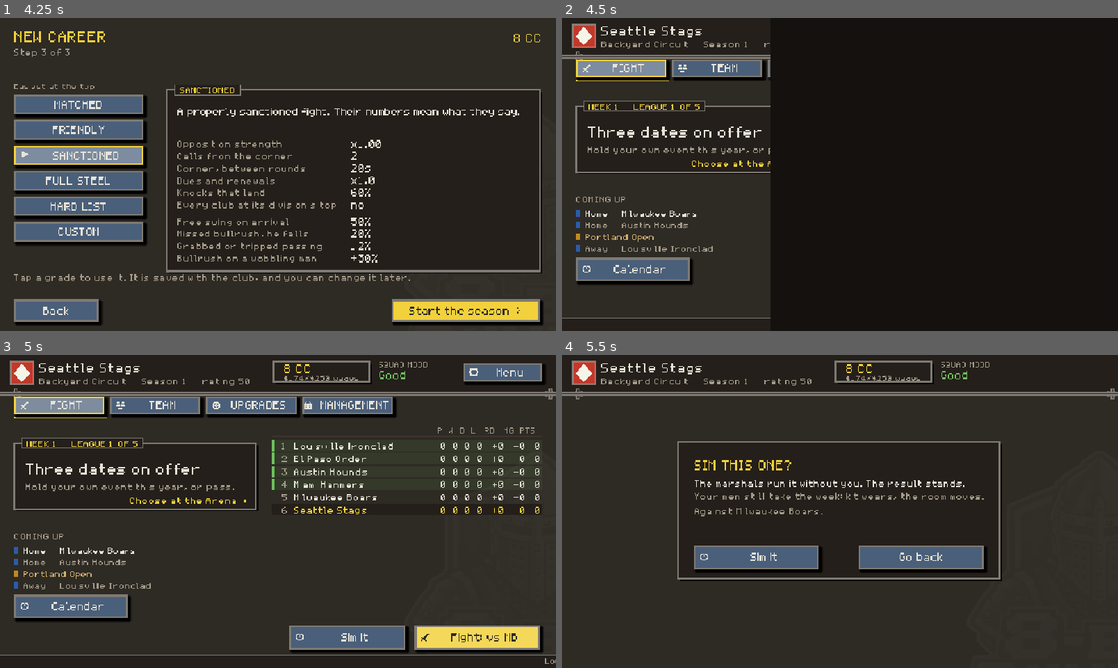
Above: before the commit, frames 1-4 (two rows, left to right).
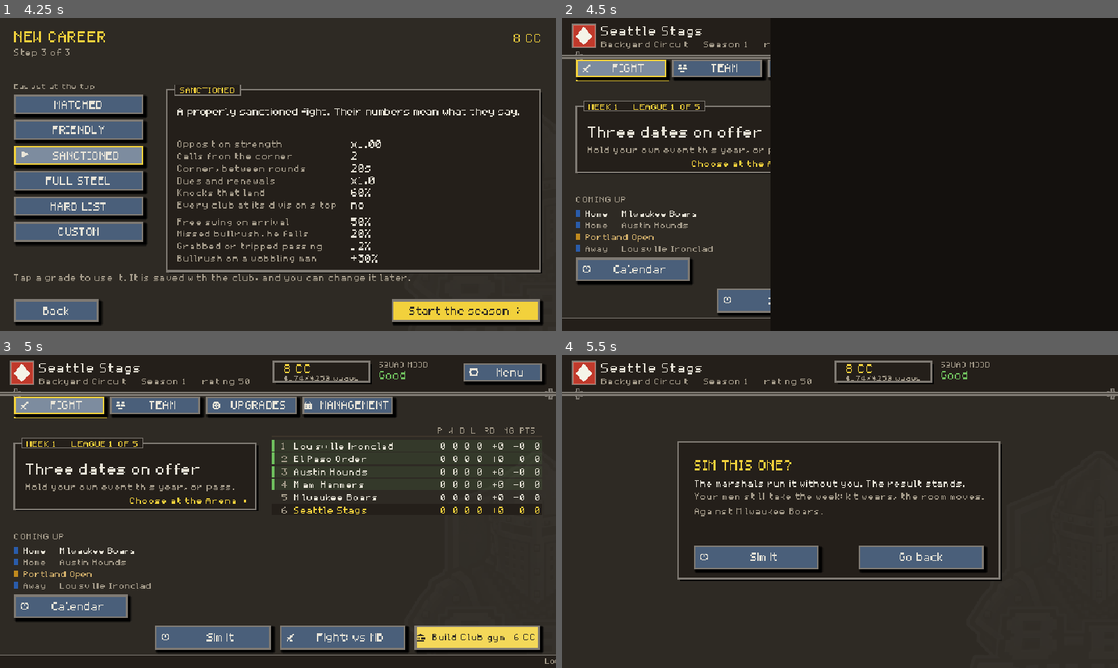
Above: after the commit, the same moments.

Repository: PeteMoe56/8bit-buhurt
Game: Godot game, scene res://scenes/Start.tscn
The game is run twice, just before and just after one commit, with the same random seed, the same clock (stepped at 60 frames per second) and the same inputs.
Inputs (mouse positions are in pixels of both pictures, inside the frame that each line leads up to):
- Up to frame 1 (4.25 s): click "Play" at 0.5 s; click "Start a club" at 1.25 s; click (72, 121) at 2.02 s; type "Alex" at 2.1 s; click (200, 121) at 2.25 s; type "Alex" at 2.33 s; click "Next: your team >" at 2.75 s; click "Next: difficulty >" at 3.5 s
- Up to frame 2 (4.5 s): click "Start the season >" at 4.25 s
- Up to frame 3 (5 s): no input
- Up to frame 4 (5.5 s): click "Sim it" at 5 s

Frame 1 is identical in both runs. In frame 2, 0.8% of the frame differs, in the area x 27-38%, y 86-96%; in frame 3, 2.3%, in the area x 27-97%, y 86-96%; in frame 4, nothing differs.

Commit message:
Gold button is the next real step: Fix kit, Build <next>, else the fight; register 30.75
Co-Authored-By: Claude Opus 5.5 <noreply@anthropic.com>
Claude-Session: https://claude.ai/code/session_01AnsHHjvBwDCCFy66reHXC7

Diff:
--- a/scripts/game/season_scene.gd
+++ b/scripts/game/season_scene.gd
@@ -364,8 +364,42 @@
 			tab = Tab.CLUB
 			_rebuild()
 	## THE MARK IS THE CROSSED SWORDS, not a ▶: the pixel fonts have no arrow.
-	ui.add_child(UiKit.primary(UiKit.button(label, Vector2(UiKit.right_edge(NEXT_W + 24.0), action_y()),
-		Vector2(NEXT_W, 46), go, "sword")))
+	var fight := UiKit.button(label, Vector2(UiKit.right_edge(NEXT_W + 24.0) - step_shift(), action_y()),
+		Vector2(NEXT_W, 46), go, "sword")
+	ui.add_child(fight if step_shift() > 0.0 else UiKit.primary(fight))
+	_step_control()
+
+
+## THE GOLD BUTTON IS THE NEXT REAL STEP (1 Oct novice report, Pete approved).
+## On the hub, a starter who fails inspection or a ground the division above
+## would refuse, and can be built this week, takes the gold slot; the fight
+## steps left beside it, plain. `Season.gold_step()` decides.
+func _step_control() -> void:
+	if step_shift() <= 0.0:
+		return
+	var o := season.office
+	var b: Button
+	if season.gold_step() == "kit":
+		b = UiKit.button(UiKit.t("Fix kit"), Vector2(UiKit.right_edge(NEXT_W + 24.0), action_y()),
+			Vector2(NEXT_W, 46), func():
+				tab = Tab.MARKET
+				_rebuild(), "anvil")
+	else:
+		var gap: Dictionary = season.ground_gap()
+		b = UiKit.button(UiKit.t("Build %s · %d CC") % [UiKit.t(String(gap["next"])), int(gap["next_cost"])],
+			Vector2(UiKit.right_edge(NEXT_W + 24.0), action_y()), Vector2(NEXT_W, 46), func():
+				var err := o.build_arena()
+				flash = UiKit.said(err) if err != "" else UiKit.t("Built. %s.") % o.arena.arena_name()
+				Session.autosave()
+				_rebuild(), "hall")
+	ui.add_child(UiKit.primary(b))
+
+
+## How far the fight (and Sim it) step left for the gold step. 0 when there is none.
+func step_shift() -> float:
+	if tab != Tab.CLUB or team_card >= 0 or season.gold_step() == "":
+		return 0.0
+	return NEXT_W + 12.0
 ## -> SeasonClubTab (season_tab_club.gd)
 func _club_controls() -> void:
 	SeasonClubTab._club_controls(self)
--- a/scripts/game/season_tab_club.gd
+++ b/scripts/game/season_tab_club.gd
@@ -335,7 +335,7 @@
 	## NOTHING TO SIM ON A SATURDAY WITH NO FIXTURE.
 	if v.season.opponent_id() < 0:
 		return
-	v.ui.add_child(UiKit.button(UiKit.t("Sim it"), Vector2(UiKit.right_edge(SeasonScene.NEXT_W + 24.0 + 204.0 + 12.0),
+	v.ui.add_child(UiKit.button(UiKit.t("Sim it"), Vector2(UiKit.right_edge(SeasonScene.NEXT_W + 24.0 + 204.0 + 12.0) - v.step_shift(),
 		SeasonScene.action_y()), Vector2(204, 46),
 		func():
 			v.sim_asking = true
--- a/scripts/league/season.gd
+++ b/scripts/league/season.gd
@@ -952,6 +952,11 @@
 	return SeasonDesk.build_for_promotion(self)
 
 
+## -> SeasonDesk (season_desk.gd)
+func gold_step() -> String:
+	return SeasonDesk.gold_step(self)
+
+
 
 
 ## What he said, for the summer report. `true` is went up, `false` is stayed.
--- a/scripts/league/season_desk.gd
+++ b/scripts/league/season_desk.gd
@@ -152,6 +152,28 @@
 		s.office.arena.level += 1
 		s.office.arena.built()
 	s.sync_power()
+	return ""
+
+
+## THE NEXT REAL STEP, when it is not the fight (1 Oct novice report, Pete
+## approved): every first-timer pressed the gold button and only the gold
+## button, so a starter the marshals would turn away and a ground the division
+## above would refuse went unseen until they cost a bout or a promotion.
+## "kit" — a man in the first five fails inspection (and Maintenance is open);
+## "build" — the ground is short for the division above and the next level can
+## be built this week; "" — the fight is the step. Asked only of a week with
+## nothing blocking it.
+static func gold_step(s: Season) -> String:
+	if s.blocked_by() != "" or s.season_complete():
+		return ""
+	if s.first_bout_done():
+		for f in s.club.active_eight().slice(0, MeleeClub.LINE_SIZE):
+			if not (f as FighterCard).passes_inspection():
+				return "kit"
+	if not ground_gap(s).is_empty():
+		var o := s.office
+		if o.arena.can_build(o.tier, o.credits) == "" and not o.done_this_week(ClubOffice.SLOT_ARENA):
+			return "build"
 	return ""
 
 
--- a/tests/test_queue.gd
+++ b/tests/test_queue.gd
@@ -121,6 +121,7 @@
 		order_bad.append("card and promotion pending: season says '%s', the order says 'dilemma'" % pair_head)
 	_ok(order_bad.is_empty(), "and the season's own order is bid, cup, send-off, dilemma, promotion",
 		"every blocked state checked" if order_bad.is_empty() else "; ".join(order_bad.slice(0, 4)))
+	await _gold_step()
 	print("")
 	if failures.is_empty():
 		print("THE QUEUE HOLDS (%d checks)\n" % checks)
@@ -148,6 +149,74 @@
 	if head == "promotion" and not s.ground_gap().is_empty():
 		return UiKit.t("Build now · %d CC") % int(s.ground_gap()["total"])
 	return String(FIRST_BUTTON[head])
+
+
+## THE GOLD BUTTON IS THE NEXT REAL STEP (1 Oct novice report, Pete approved).
+## Nothing blocked, first bout fought: a starter under the pass mark makes it
+## "Fix kit"; else a ground short for the division above that can be built this
+## week makes it "Build <next>"; otherwise the fight stays gold. Read off the
+## real hub, one state at a time, and each step's button does what it says.
+func _gold_step() -> void:
+	var s := Season.new(MeleeRosters.starting_club(), 4242)
+	var g := 0
+	while g < 40 and (not s.first_bout_done() or s.blocked_by() != ""):
+		g += 1
+		match s.blocked_by():
+			"bid": s.decline_bid()
+			"dilemma": s.answer_dilemma(0)
+			"sendoff": s.answer_send_off()
+			"cup": s.sim_cup_tie()
+			"": s.skip_event()
+			_: break
+	var bad: Array[String] = []
+	if s.blocked_by() != "" or s.season_complete() or s.ground_gap().is_empty():
+		bad.append("no open week with a ground gap to test (blocked '%s')" % s.blocked_by())
+	else:
+		var man: FighterCard = s.club.active_eight()[0]
+		var was := man.armor
+		var purse := s.office.credits
+		## 1. A starter the marshals would turn away.
+		man.armor = FighterCard.INSPECTION_MIN - 0.1
+		s.office.credits = 9999
+		var got: String = await _first_button(s)
+		if s.gold_step() != "kit" or got != UiKit.t("Fix kit"):
+			bad.append("kit under the pass mark: step '%s', gold '%s'" % [s.gold_step(), got])
+		## 2. Kit passes; the ground is short and the next level is affordable.
+		man.armor = was
+		var gap := s.ground_gap()
+		var want := UiKit.t("Build %s · %d CC") % [UiKit.t(String(gap["next"])), int(gap["next_cost"])]
+		got = await _first_button(s)
+		if s.gold_step() != "build" or got != want:
+			bad.append("ground short, purse full: step '%s', gold '%s', want '%s'" % [s.gold_step(), got, want])
+		## 3. Short of the price: the fight is gold again.
+		s.office.credits = int(gap["next_cost"]) - 1
+		got = await _first_button(s)
+		var opp := s.opponent_id()
+		var fight := (UiKit.t("Fight: vs %s") % String(s.world.clubs[opp].get("short", "?"))) if opp >= 0 else ""
+		if s.gold_step() != "" or (opp >= 0 and got != fight):
+			bad.append("ground short, purse short: step '%s', gold '%s', want '%s'" % [s.gold_step(), got, fight])
+		## 4. Pressing Build builds it, and the fight takes the gold back for the week.
+		s.office.credits = 9999
+		var lv := s.office.arena.level
+		var n: Node = (load("res://scenes/Season.tscn") as PackedScene).instantiate()
+		Session.season = s
+		root.add_child(n)
+		await process_frame
+		n.set("ground_open", false)
+		n.call("_rebuild")
+		await process_frame
+		for b in _buttons(n):
+			if (b as Button).text == want:
+				(b as Button).pressed.emit()
+				break
+		await process_frame
+		if s.office.arena.level != lv + 1 or s.gold_step() == "build":
+			bad.append("Build pressed: level %d -> %d, step now '%s'" % [lv, s.office.arena.level, s.gold_step()])
+		n.queue_free()
+		await process_frame
+		s.office.credits = purse
+	_ok(bad.is_empty(), "the gold button is the next real step: Fix kit, Build <next>, else the fight",
+		"kit, ground, short purse and a pressed Build read off the hub" if bad.is_empty() else "; ".join(bad))
 
 
 ## The button the club tab offers as the way forward: the gold (primary) one on
Not shown, changed: docs/REGISTER.md
